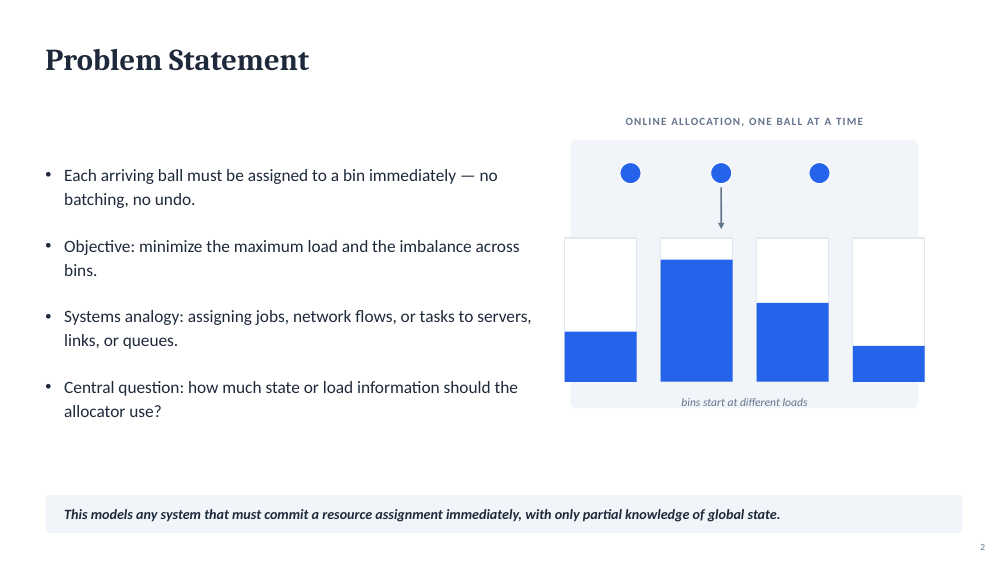
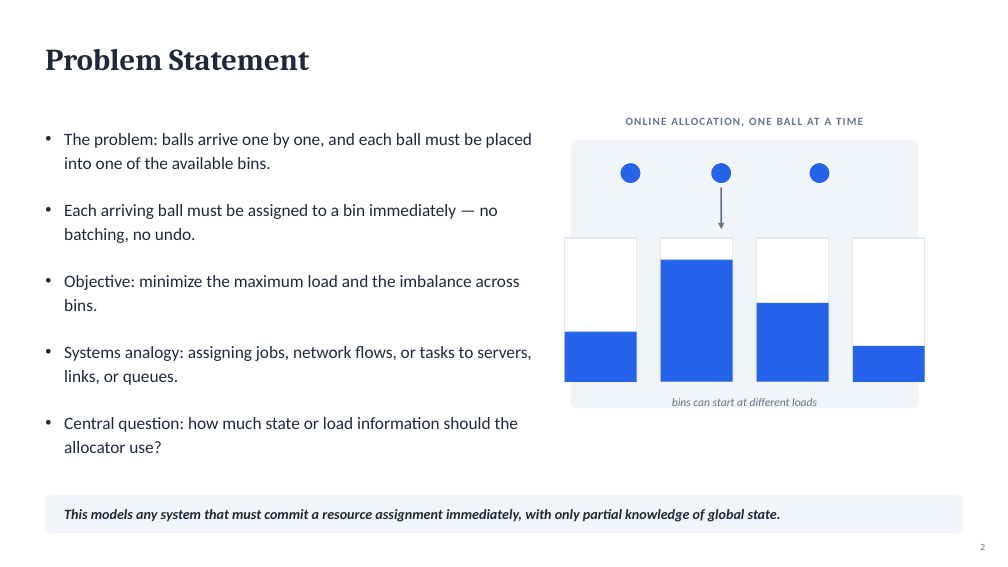
Before and after one commit to KenziVisor/balls-into-bins-simulation, a slide deck: slide 2 of presentation/Balls_into_Bins_Cisco_Interview_Deck.pptx. Drawn at 1008x567 pixels with LibreOffice and Linux fonts; fonts in the diff are those of the drawing. Boxes give left, top, right and bottom in pixels: in the first picture for what was removed or moved away, otherwise in the second. Text is boxed around its words. In the diff, an @@ line names an element or a change of style, - is before the commit and + after.

Commit message:
Presentation update

```diff
--- a/presentation/Balls_into_Bins_Cisco_Interview_Deck.pptx
+++ b/presentation/Balls_into_Bins_Cisco_Interview_Deck.pptx
@@ text at box(64, 133, 532, 169): paragraph added @@
+• The problem: balls arrive one by one, and each ball must be placed into one of the available bins.
@@ text at box(672, 398, 817, 406): text changed @@
-bins start at different loads
+bins can start at different loads
```
Also in this commit, not shown: 10 other slides changed, 1 slide added, 1 slide removed, 2 other files.
